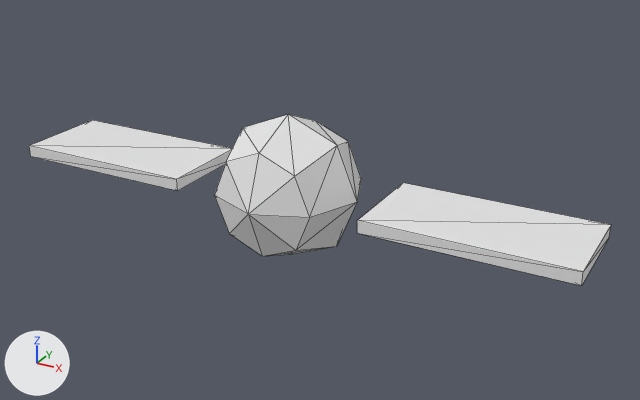
The OBJ model assets/models/bat.obj, before and after one commit.
Rendered twice from a camera (50 mm lens) standing at (1.67, -2.78, 1.36) and looking at (0.12, 0.04, -0.05). Arrows for +X, +Y and +Z are at lower left; the lights stay in place. The picture after the commit comes second. Mesh edges are drawn as thin lines. Where no turn or scale is listed for an object, it has been applied to the vertices. Vertices at exactly the same position are counted once.

The scene before the commit, as lines of its bpy script (objects in view):
```python
me_bat = bpy.data.meshes.new('bat')
me_bat.from_pydata(...)  # a UV sphere (8 segments, 4 rings, poles along y) spanning x -0.3..0.3, y -0.3..0.3, z -0.3..0.3; a box spanning x -1.2..-0.4, y -0.2..0.2, z -0.03..0.03; a box spanning x 0.4..1.2, y -0.2..0.2, z -0.03..0.03
ob_bat = bpy.data.objects.new('bat', me_bat)
ob_bat.location = (0.0, 0.0, 0.0)
```
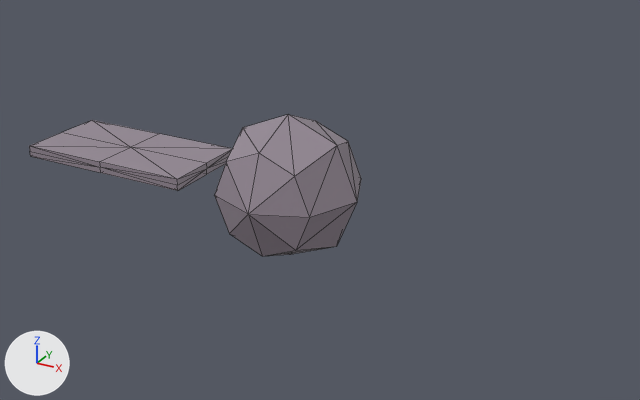
Boxes (x1, y1, x2, y2) around the edits, measured in the pictures (640 x 400 px):
'bat', reshaped (43% narrower, 17% shorter): before (29, 114, 611, 286); after (29, 114, 361, 256)
part 1 of me_bat, deleted: before (357, 183, 611, 286)
part 2 of me_bat, reshaped: (29, 120, 233, 191) in both
part 3 of me_bat, recoloured (white to grey): (215, 114, 361, 256) in both

The change in detail:
Material 'bat_mat' (mat_bat_mat) is new.
Its base color is (0.3, 0.25, 0.3) (grey #958995).
Its roughness is 0.452.
me_bat is used by ob_bat; location (0.0, 0.0, 0.0).
me_bat had 42 vertices, 72 faces and spanned x -1.2..1.2, y -0.3..0.3, z -0.3..0.3.
me_bat now has 52 vertices, 96 faces and spans x -1.2..0.3, y -0.3..0.3, z -0.3..0.3.
me_bat part 1: the loose piece of 8 vertices spanning x 0.4..1.2, y -0.2..0.2, z -0.03..0.03 is deleted.
Part 2, on me_bat:
12 faces are deleted.
13 vertices are added at x -1.2..-0.4, y -0.2..0.2, z -0.03..0.03.
5 new vertices lie (0.0, -0.2, 0.0) away from vertices in x -1.2..-0.4, y 0.2, z -0.03..0.0.
48 new faces join them.
me_bat part 3: 48 faces spanning x -0.3..0.3, y -0.3..0.3, z -0.3..0.3 switch from no material to mat_bat_mat (grey #958995).
